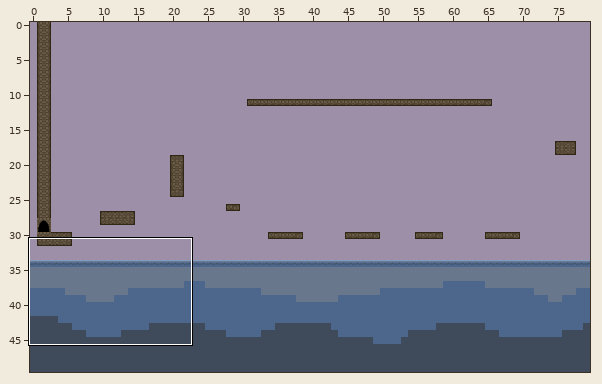
Tiled map (JSON), stored at assets/tilemaps/key01.json. Above, an overview of the earlier version with the close-up marked.
Close-up. As it was:
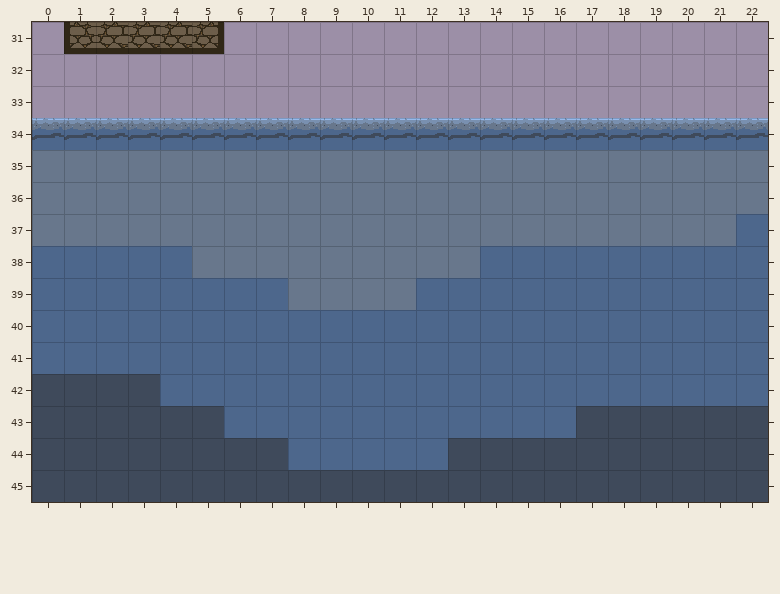
Cells are 32x32 px. Shown: x 0..22, y 31..45. The commit also changed other parts of the map, which this record leaves out.
New version:
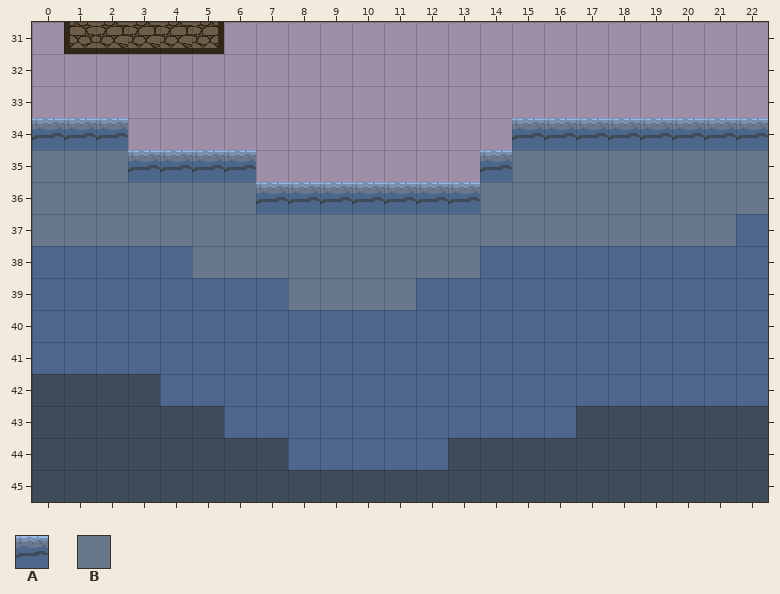
Key: from "tilesetcolor": A 2, B 3.
_ is an empty cell.
Change:
Layer "Lava":
y 34: x 3..14 AAAAAAAAAAAA -> ____________
y 35: x 3..14 BBBBBBBBBBBB -> AAAA_______A
y 36: x 7..13 BBBBBBB -> AAAAAAA
Pixel boxes of the changes (left, top, right, bottom) in both close-ups:
changed: (128, 118, 512, 214)
